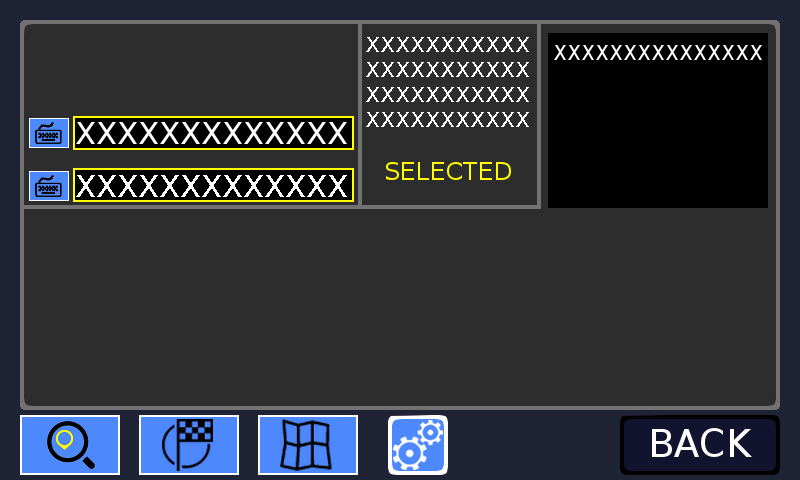
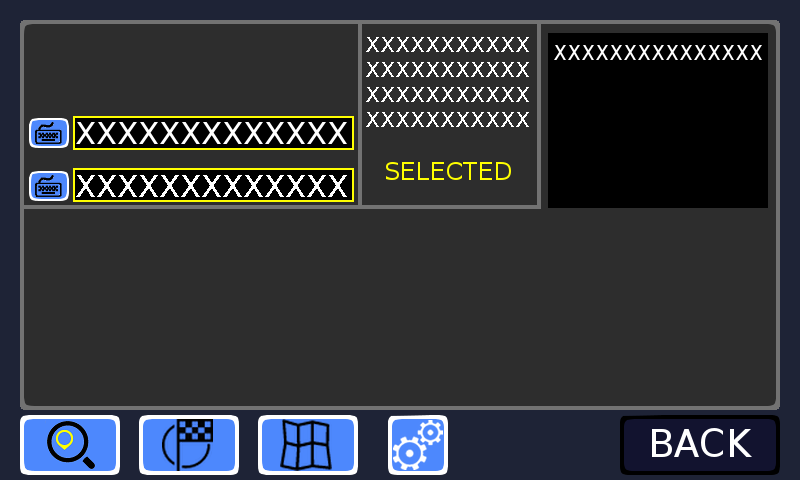
Revision of a layered 800×480 image; what changed, layer by layer:
removed layer "Copie de Copie de select-search-for-refill-ibackground" from group "select-display-on-map" over (260, 417, 356, 473)
removed layer "select-display-on-map-background-image" from group "select-display-on-map" over (258, 415, 358, 475)
added layer "Layer #13" in group "select-display-on-map" over (262, 419, 354, 471)
added layer "Layer #14" in group "select-display-on-map" over (258, 415, 358, 475)
removed layer "Copie de Copie de Copie de select-search-for-refill-ibackground" from group "select-reroute" over (141, 417, 237, 473)
removed layer "select-reroute-background-image" from group "select-reroute" over (139, 415, 239, 475)
added layer "Layer #16" in group "select-reroute" over (143, 419, 235, 471)
added layer "Layer #15" in group "select-reroute" over (139, 415, 239, 475)
removed layer "Copie de select-search-for-refill-ibackground" from group "select-search" over (22, 417, 118, 473)
removed layer "select-search-for-refill-ibackground" from group "select-search" over (20, 415, 120, 475)
added layer "Layer #17" in group "select-search" over (24, 419, 116, 471)
added layer "Layer #18" in group "select-search" over (20, 415, 120, 475)
removed layer "Calque #8" from group "categoryKeyboard" over (30, 119, 68, 147)
removed layer "Calque #9" from group "categoryKeyboard" over (29, 118, 69, 148)
added layer "Layer #22" in group "categoryKeyboard" over (31, 120, 67, 146)
added layer "Layer #25" in group "categoryKeyboard" over (29, 118, 69, 148)
removed layer "Calque #10" from group "poiKeyboard" over (30, 172, 68, 200)
removed layer "Calque #11" from group "poiKeyboard" over (29, 171, 69, 201)
added layer "Layer #21" in group "poiKeyboard" over (31, 173, 67, 199)
added layer "Layer #24" in group "poiKeyboard" over (29, 171, 69, 201)
